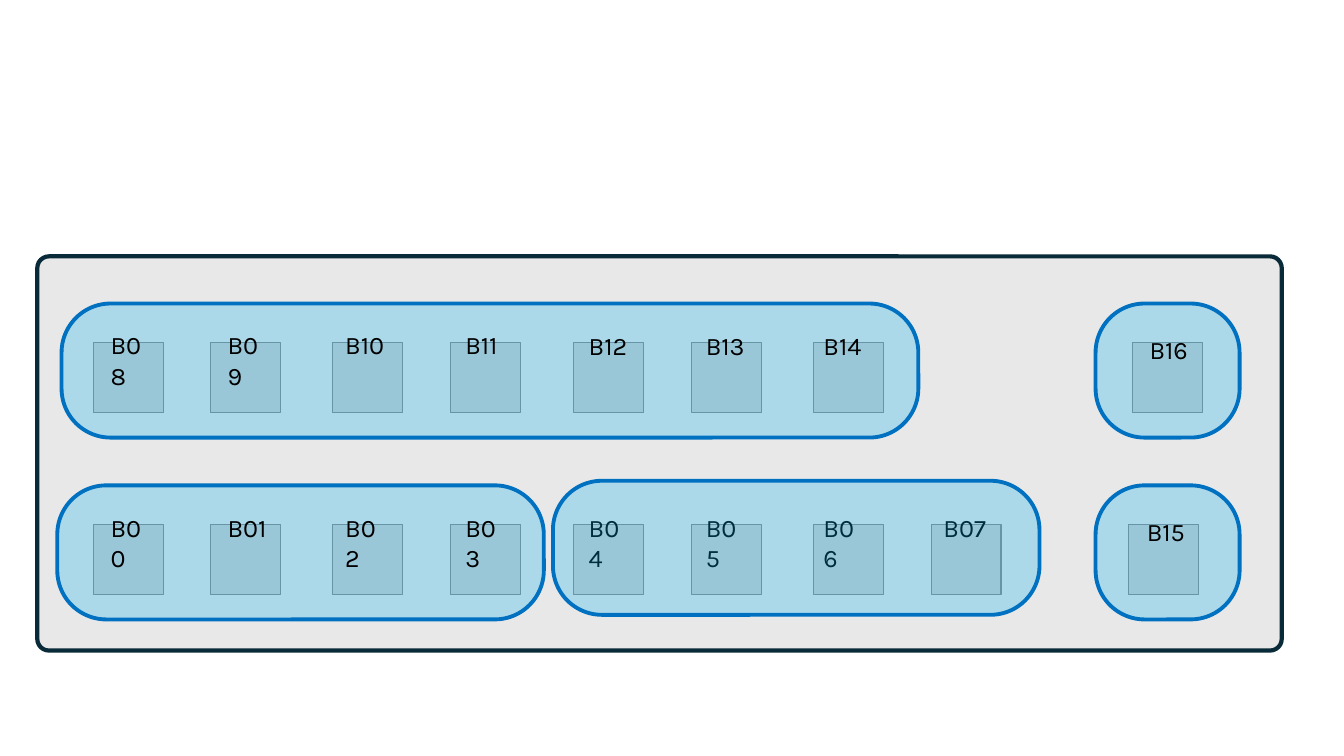
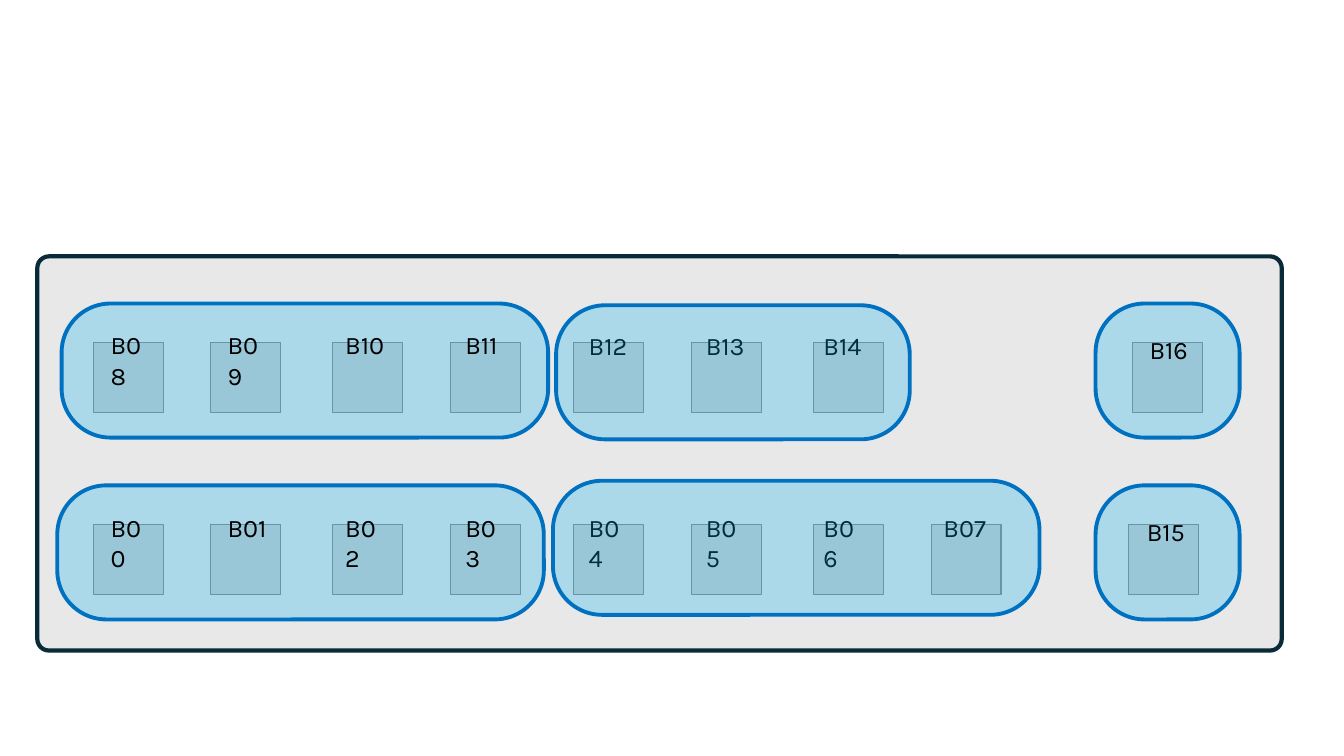
Before and after one commit to geraintpalmer/bed_moves_policy, a slide deck: slide 5 of images/icu.pptx. Drawn at 1344x756 pixels with LibreOffice and Linux fonts; fonts in the diff are those of the drawing; grey boxes stand for pictures. Boxes give left, top, right and bottom in pixels: in the first picture for what was removed or moved away, otherwise in the second. Text is boxed around its words. In the diff, an @@ line names an element or a change of style, - is before the commit and + after.

```diff
--- a/images/icu.pptx
+++ b/images/icu.pptx
@@ rounded rectangle: place and size @@
-rounded rectangle at [62, 303, 919, 438]
+rounded rectangle at [62, 303, 548, 438]
@@ rounded rectangle added at [557, 306, 910, 440], fill #00B0F0 at 26% opacity, outline #0070C0 2.75 pt @@
```
Also in this commit, not shown: 3 other slides changed, 6 other files.
